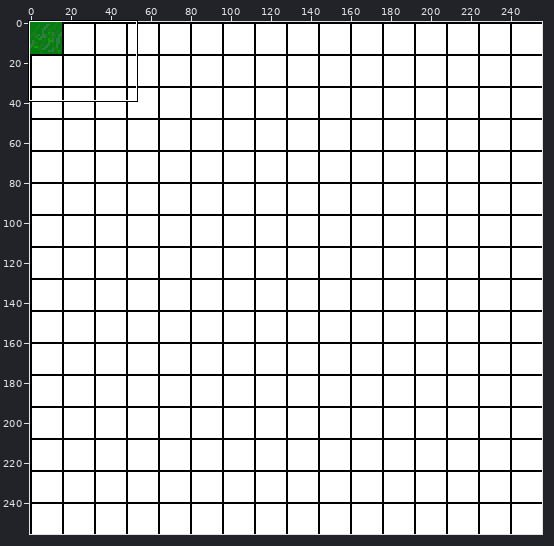
Edited in one commit: sprite sheet (resources/textures/spritesheet.png). The first picture is a wide view before the edit; the outline marks the close-up.
Close-up. The starting point:
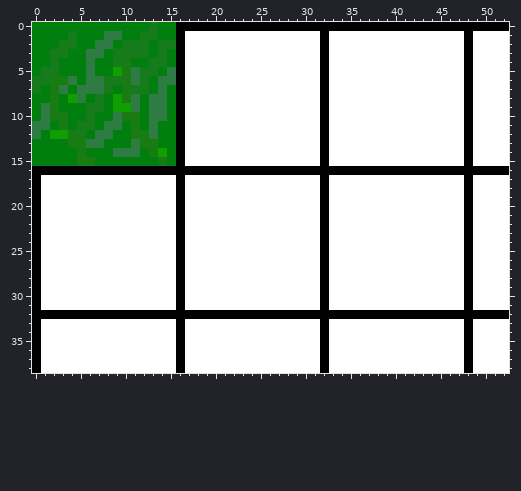
The file is 256x256 pixels. Shown: x 0..52, y 0..38.
New version:
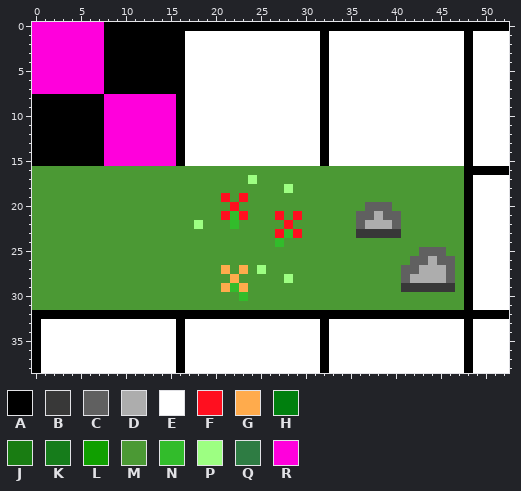
Palette (. is transparent): A #000000  B #383838  C #606060  D #adadad  E #ffffff  F #ff0f1f  G #ffab4c  H #007f0e  J #197c12  K #167c1b  L #109f00  M #4b9934  N #32bc2b  P #9dff82  Q #2e7c43  R #ff00dc
What changed:
Changed rows in their new state; - is an unchanged pixel.
first column x 0:
 0 RRRRRRRRAAAAAAAA--------------------------------
 1 RRRRRRRRAAAAAAAA--------------------------------
 2 RRRRRRRRAAAAAAAA--------------------------------
 3 RRRRRRRRAAAAAAAA--------------------------------
 4 RRRRRRRRAAAAAAAA--------------------------------
 5 RRRRRRRRAAAAAAAA--------------------------------
 6 RRRRRRRRAAAAAAAA--------------------------------
 7 RRRRRRRRAAAAAAAA--------------------------------
 8 AAAAAAAARRRRRRRR--------------------------------
 9 AAAAAAAARRRRRRRR--------------------------------
10 AAAAAAAARRRRRRRR--------------------------------
11 AAAAAAAARRRRRRRR--------------------------------
12 AAAAAAAARRRRRRRR--------------------------------
13 AAAAAAAARRRRRRRR--------------------------------
14 AAAAAAAARRRRRRRR--------------------------------
15 AAAAAAAARRRRRRRR--------------------------------
16 MMMMMMMMMMMMMMMMMMMMMMMMMMMMMMMMMMMMMMMMMMMMMMMM
17 MMMMMMMMMMMMMMMMMMMMMMMMPMMMMMMMMMMMMMMMMMMMMMMM
18 MMMMMMMMMMMMMMMMMMMMMMMMMMMMPMMMMMMMMMMMMMMMMMMM
19 MMMMMMMMMMMMMMMMMMMMMFMFMMMMMMMMMMMMMMMMMMMMMMMM
20 MMMMMMMMMMMMMMMMMMMMMMFMMMMMMMMMMMMMMCCCMMMMMMMM
21 MMMMMMMMMMMMMMMMMMMMMFNFMMMFMFMMMMMMCCDCCMMMMMMM
22 MMMMMMMMMMMMMMMMMMPMMMNMMMMMFMMMMMMMCDDDCMMMMMMM
23 MMMMMMMMMMMMMMMMMMMMMMMMMMMFNFMMMMMMBBBBBMMMMMMM
24 MMMMMMMMMMMMMMMMMMMMMMMMMMMNMMMMMMMMMMMMMMMMMMMM
25 MMMMMMMMMMMMMMMMMMMMMMMMMMMMMMMMMMMMMMMMMMMCCCMM
26 MMMMMMMMMMMMMMMMMMMMMMMMMMMMMMMMMMMMMMMMMMCCDCCM
27 MMMMMMMMMMMMMMMMMMMMMGMGMPMMMMMMMMMMMMMMMCCDDDCM
28 MMMMMMMMMMMMMMMMMMMMMMGMMMMMPMMMMMMMMMMMMCDDDDCM
29 MMMMMMMMMMMMMMMMMMMMMGNGMMMMMMMMMMMMMMMMMBBBBBBM
30 MMMMMMMMMMMMMMMMMMMMMMMNMMMMMMMMMMMMMMMMMMMMMMMM
31 MMMMMMMMMMMMMMMMMMMMMMMMMMMMMMMMMMMMMMMMMMMMMMMM
